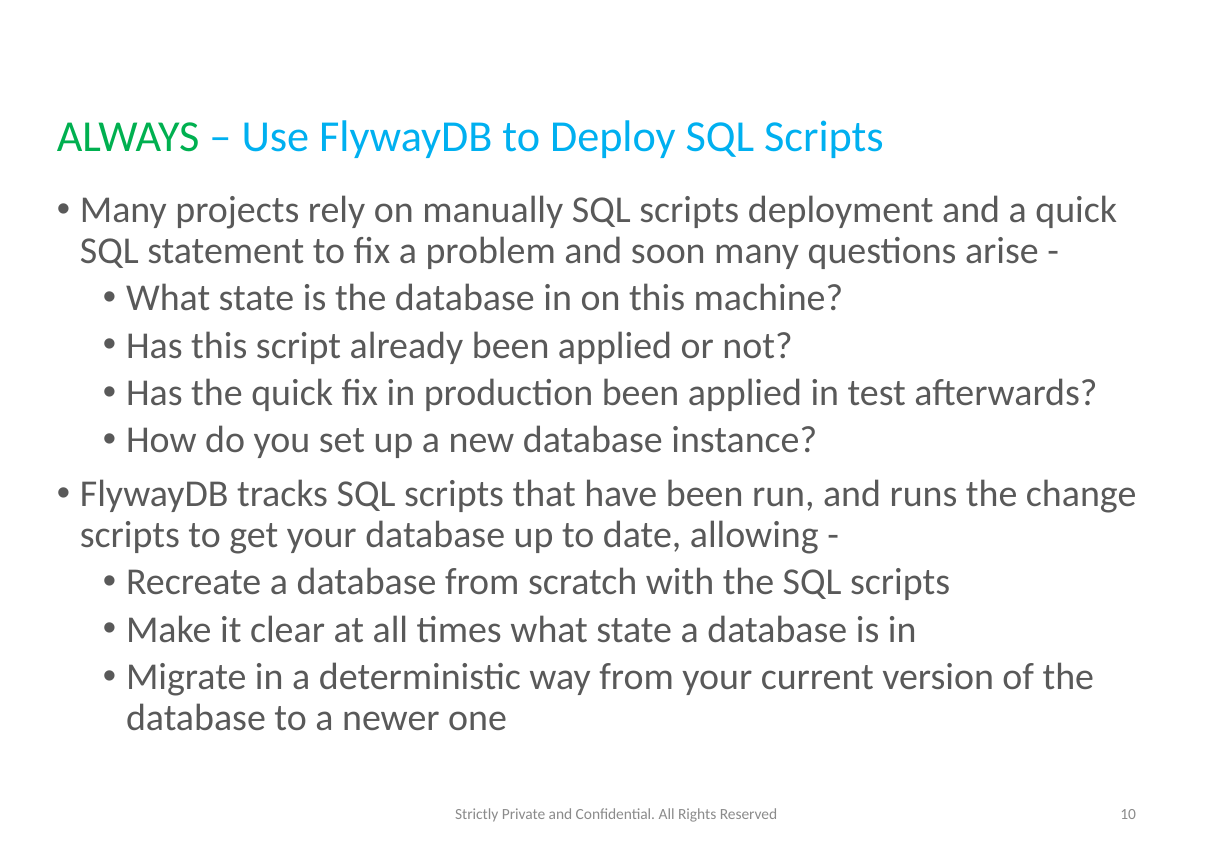
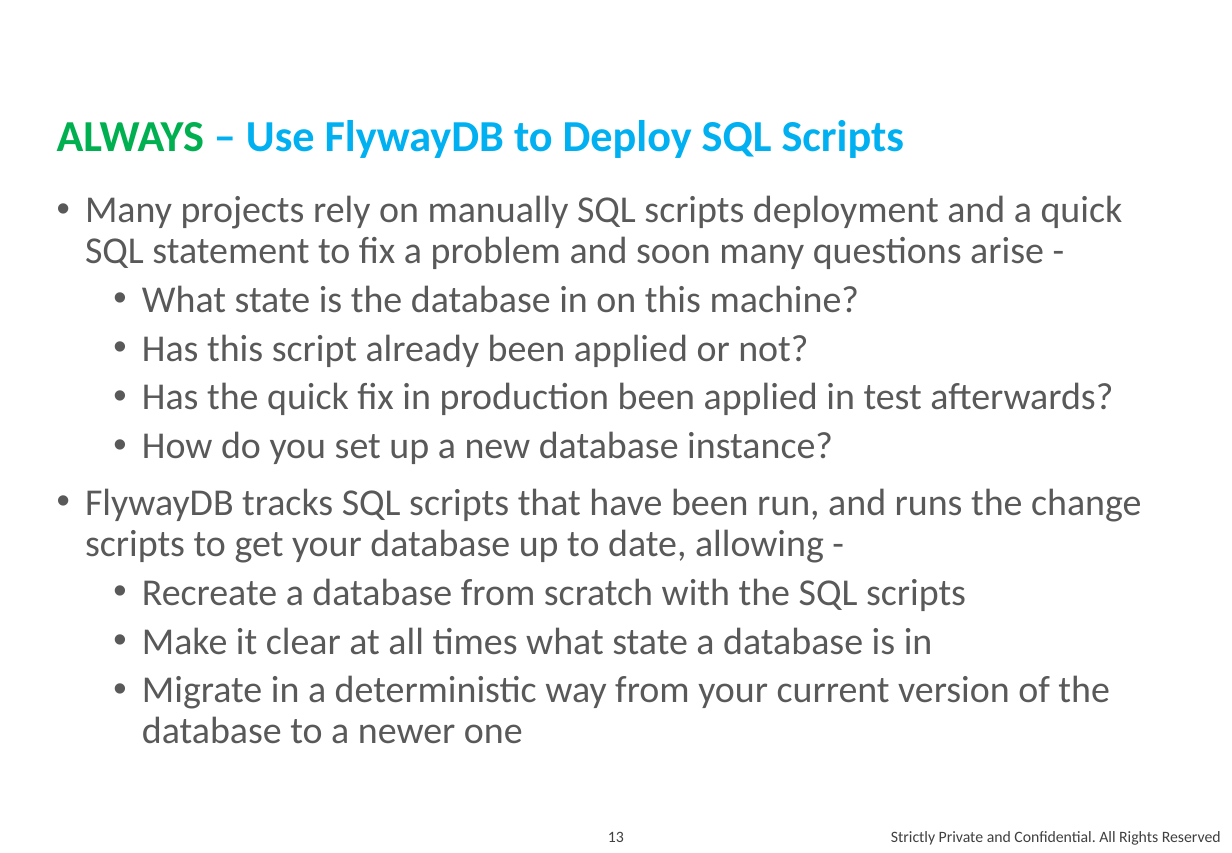
Before and after one commit to andylke/docs-microservice-dos-and-donts, a slide deck: slide 13 of microservice-dos-and-donts.pptx (slide 10 before the commit). Drawn at 1232x853 pixels with LibreOffice and Linux fonts; fonts in the diff are those of the drawing. Boxes give left, top, right and bottom in pixels: in the first picture for what was removed or moved away, otherwise in the second. Text is boxed around its words. In the diff, an @@ line names an element or a change of style, - is before the commit and + after.

```diff
--- a/microservice-dos-and-donts.pptx
+++ b/microservice-dos-and-donts.pptx
@@ title "ALWAYS – Use FlywayDB to ..." at (57,120,904,158): bold on @@
@@ text "Many projects rely on manually ..." at (85,195,1141,744): indent changed; more space between paragraphs @@
@@ page number removed at (1120,809,1136,819) @@
-10
@@ page number added at (608,832,624,842), 10 pt, text #404040 @@
+13
@@ text "Strictly Private and Confidential. All ...": place and size @@
-text "Strictly Private and Confidential. All ..." at (455,808,778,822)
+text "Strictly Private and Confidential. All ..." at (891,831,1221,845)
@@ text "Strictly Private and Confidential. All ..." at (891,831,1221,845): size 9.8 to 10 pt, text colour #8C8C8C to #404040; alignment centre to right @@
```
Also in this commit, not shown: 10 other slides changed, 3 slides added, 4 slides removed, 1 other file.
